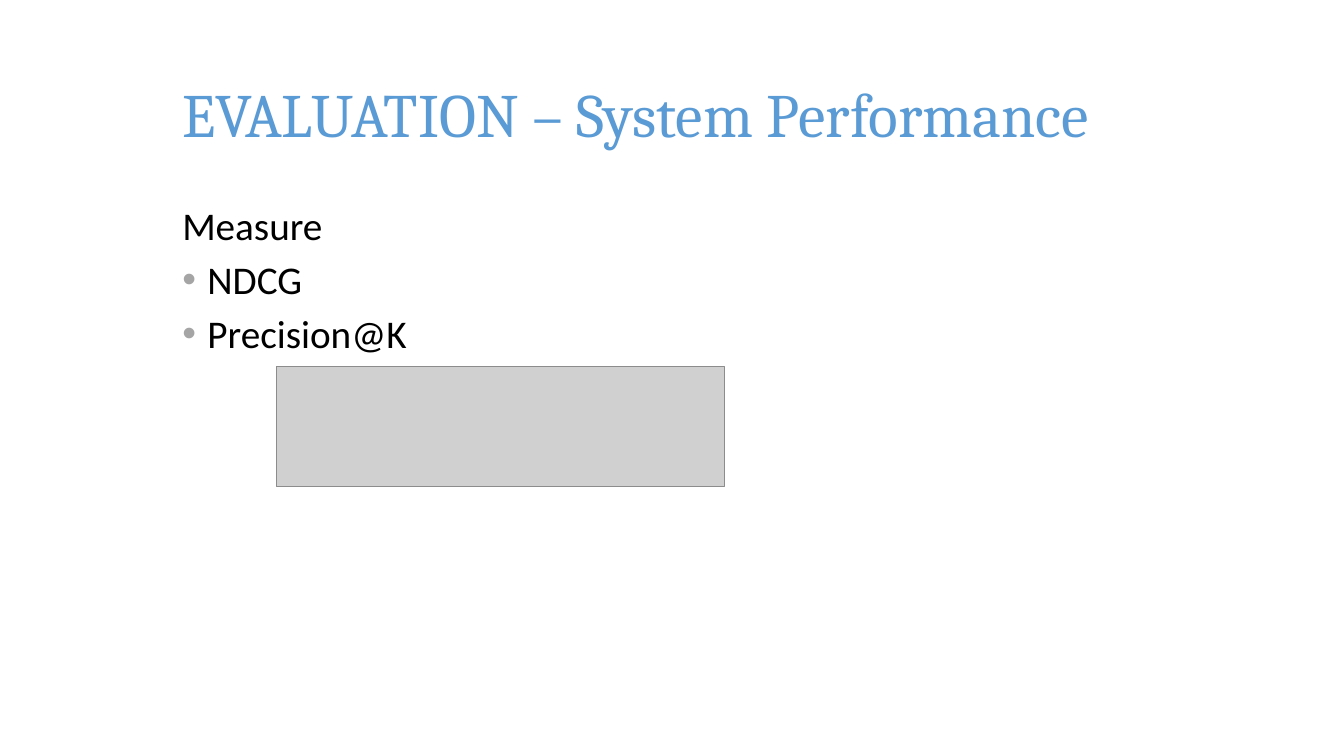
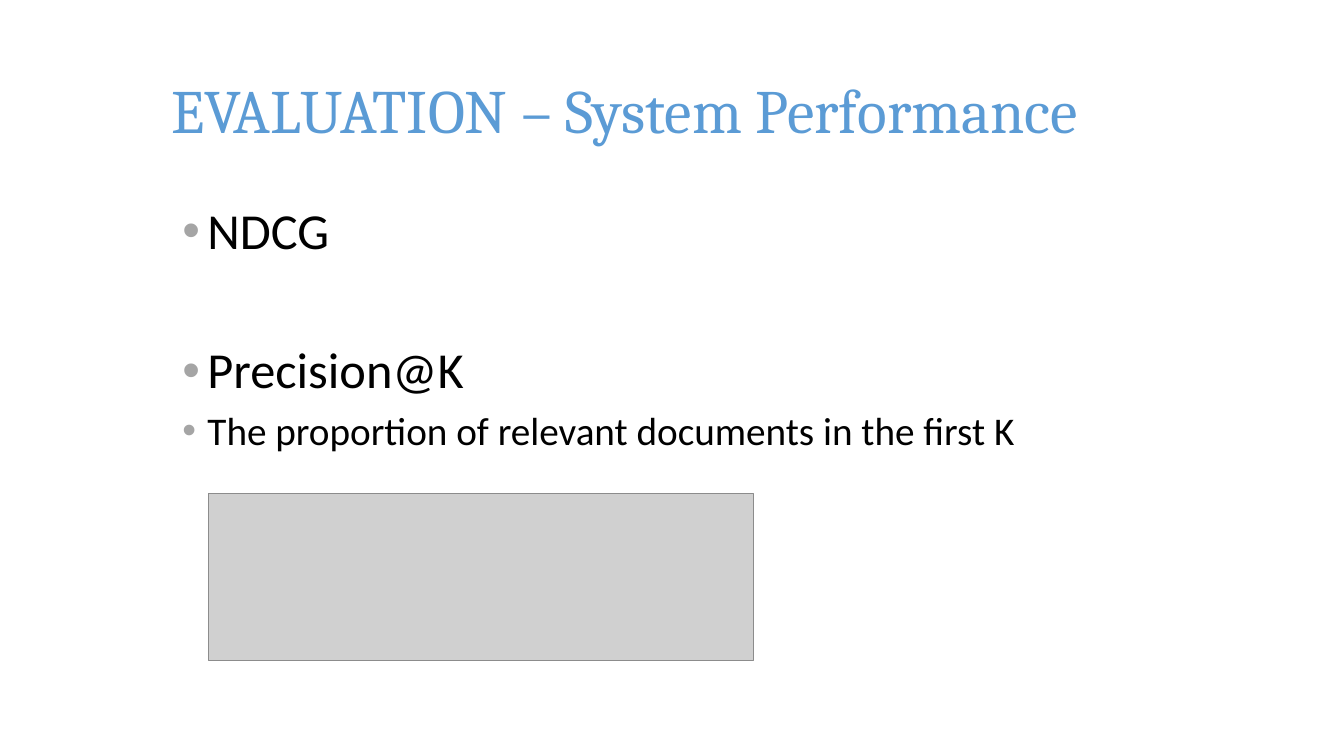
Before and after one commit to pkushiqiang/thesis, a slide deck: slide 48 of media/JobFinder.pptx (slide 46 before the commit). Drawn at 1344x756 pixels with LibreOffice and Linux fonts; fonts in the diff are those of the drawing; grey boxes stand for pictures; background and template pictures are left out. Boxes give left, top, right and bottom in pixels: in the first picture for what was removed or moved away, otherwise in the second. Text is boxed around its words. In the diff, an @@ line names an element or a change of style, - is before the commit and + after.

```diff
--- a/media/JobFinder.pptx
+++ b/media/JobFinder.pptx
@@ title "EVALUATION – System Performance": place and size @@
-title "EVALUATION – System Performance" at (182, 93, 1089, 151)
+title "EVALUATION – System Performance" at (171, 89, 1078, 147)
@@ text at (182, 215, 322, 241): paragraph removed @@
-Measure
@@ text at (207, 216, 463, 394): size 28 to 36 pt in "NDCG", "Precision@K"; more space between paragraphs @@
@@ picture removed at (276, 367, 724, 487) @@
@@ text at (207, 417, 1014, 452): paragraph added @@
+• The proportion of relevant documents in the first K
@@ picture added at (208, 494, 753, 660) @@
```
Also in this commit, not shown: 23 other slides changed, 6 slides added, 1 slide removed.
